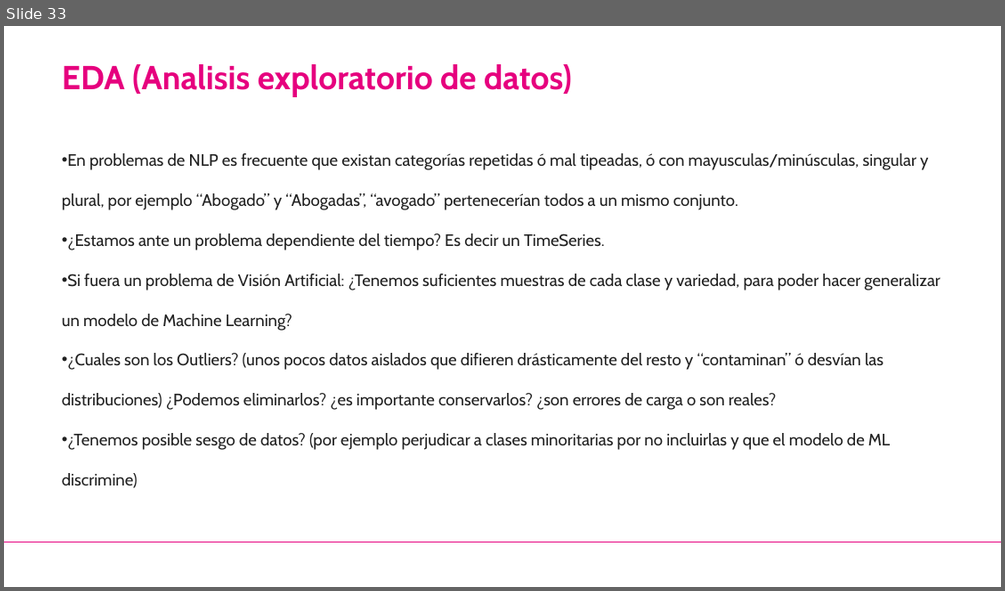
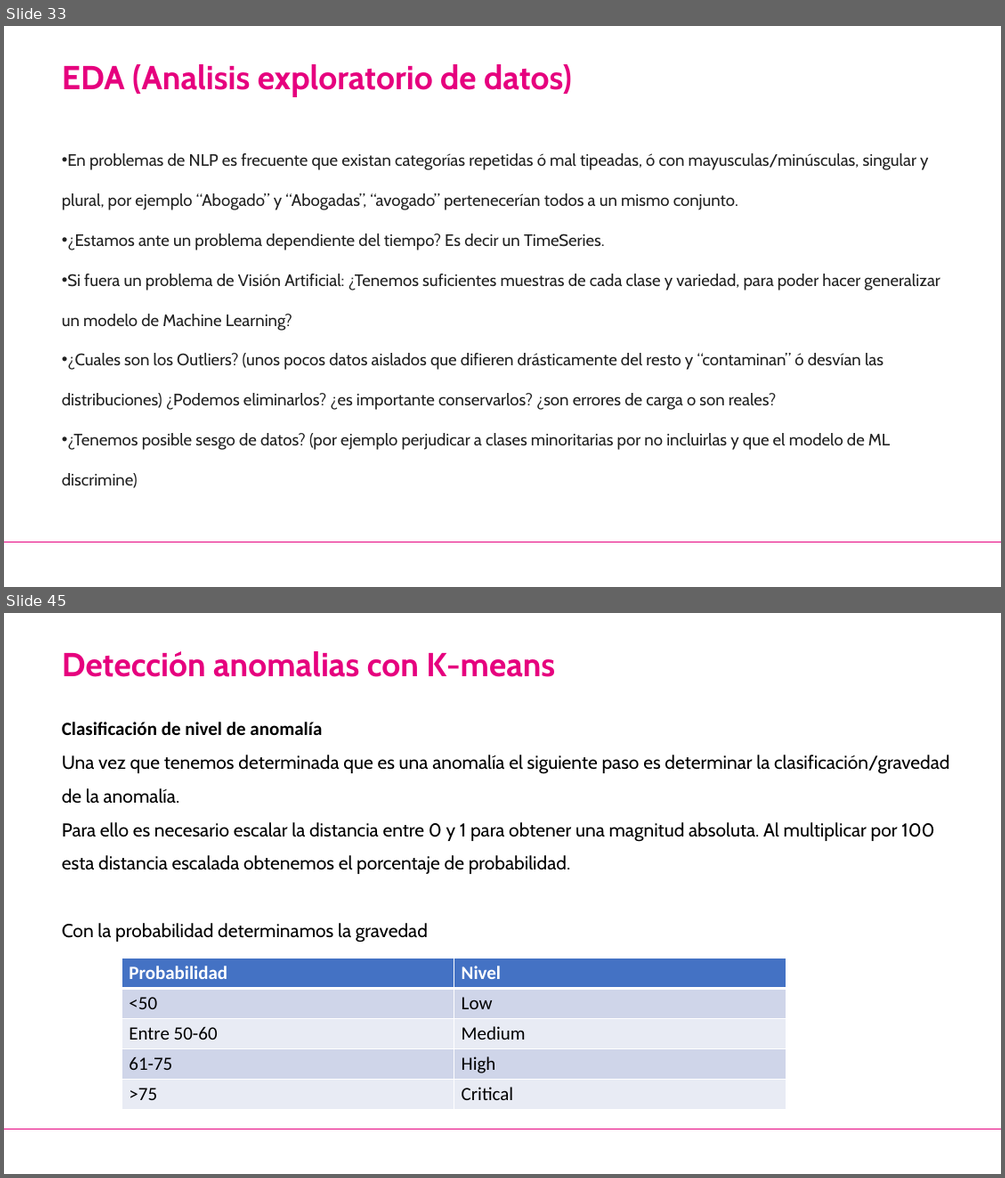
Before and after one commit to jorcapla/UE_proyecto_bigdata, a slide deck: Detección de anomalias/Deteccion_Anomalias.pptx. Shown one above the other, each under a label of ours: slide 33 before the commit, slides 33 and 45 after it; the slides between them are not shown. The pictures are 1005x591 and 1005x1178 pixels, drawn with LibreOffice and Linux fonts; fonts in the diff are those of the drawing; background and template pictures are left out. Boxes give left, top, right and bottom in pixels: in the first picture for what was removed or moved away, otherwise in the second. Text is boxed around its words. In the diff, an @@ line names an element or a change of style, - is before the commit and + after.

```diff
--- a/Detección de anomalias/Deteccion_Anomalias.pptx
+++ b/Detección de anomalias/Deteccion_Anomalias.pptx
@@ slide 45 added at [4, 613, 1001, 1174], background #FFFFFF; not listed: 1 template element that a slide beside it also shows @@
@@ text added at [62, 651, 555, 677], 32 pt, text #E6007E, bold @@
+Detección anomalias con K-means
@@ text added at [62, 722, 949, 942], 18 pt, text #000000 @@
+Clasificación de nivel de anomalía
+Una vez que tenemos determinada que es una anomalía el siguiente paso es determinar la clasificación/gravedad de la anomalía.
+Para ello es necesario escalar la distancia entre 0 y 1 para obtener una magnitud absoluta. Al multiplicar por 100 esta distancia escalada obtenemos el porcentaje de probabilidad.
+Con la probabilidad determinamos la gravedad
@@ table added at [121, 957, 785, 1110], 5 rows, 2 columns @@
+Probabilidad | Nivel
+<50 | Low
+Entre 50-60 | Medium
+61-75 | High
+>75 | Critical
```
Also in this commit, not shown: 17 other slides added, 18 other files.
